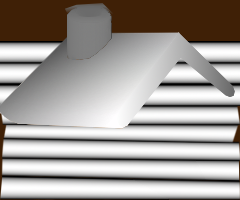
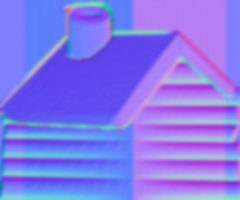
Layer changes from the first 240px x 200px image to the second:
added layer "normal_sobel3x3_10-Kopie" above "normal_sobel3x3_10" over [0, 0, 240, 200]
removed layer "plank#4" over [0, 41, 240, 106]
removed layer "plank#5" over [0, 105, 240, 125]
removed layer "plank#3" over [3, 123, 239, 143]
removed layer "plank#2" over [2, 137, 240, 161]
removed layer "plank#1" over [1, 157, 240, 181]
removed layer "plank" over [0, 175, 240, 200]
removed layer "stuff-nodoor-Kopie" over [0, 0, 240, 200]
added layer "plank1-Kopie#1" (soft light, 20%) above "plank1-Kopie" over [0, 55, 240, 200]
